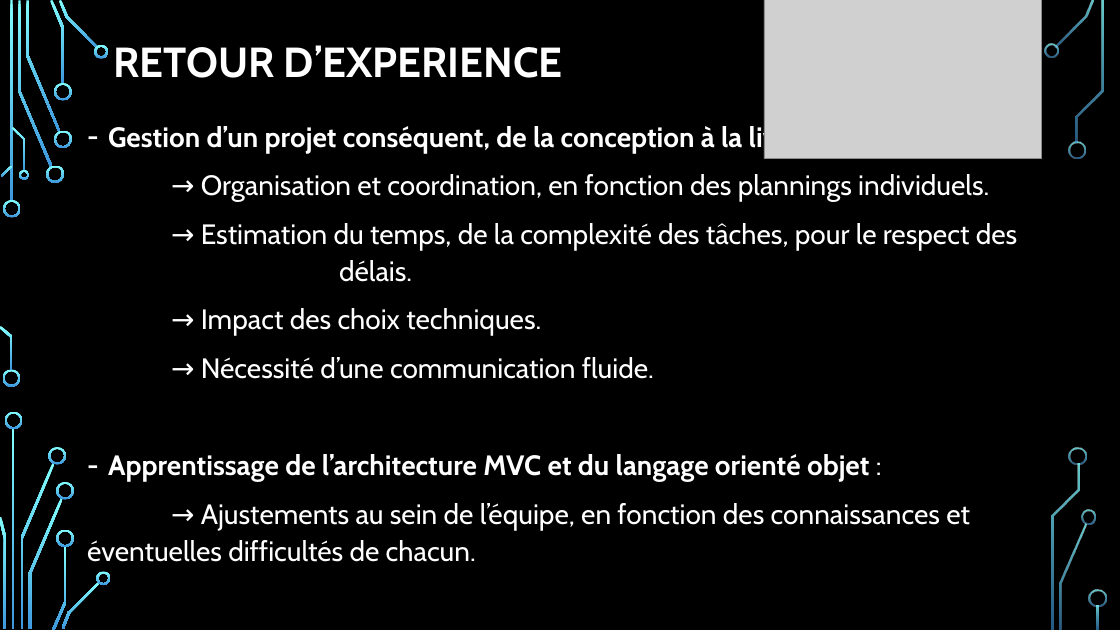
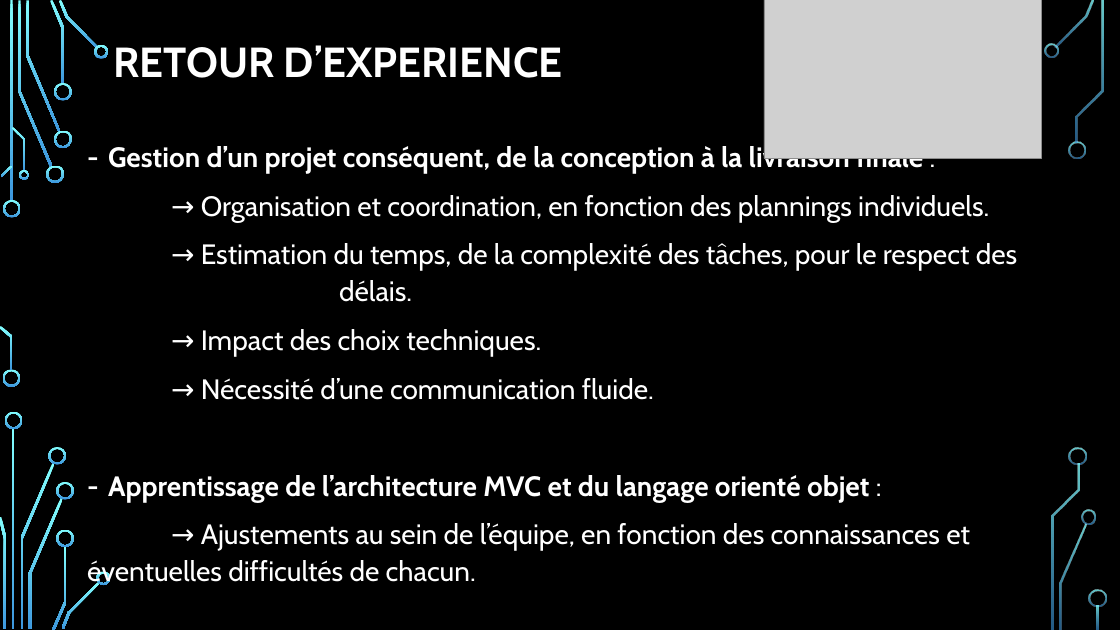
Before and after one commit to JNC-Hub/CUBES-3-GROUPE, a slide deck: slide 16 of Documentation/Présentation/cubes3Groupe.pptx. Drawn at 1120x630 pixels with LibreOffice and Linux fonts; fonts in the diff are those of the drawing; grey boxes stand for pictures; background and template pictures are left out. Boxes give left, top, right and bottom in pixels: in the first picture for what was removed or moved away, otherwise in the second. Text is boxed around its words. In the diff, an @@ line names an element or a change of style, - is before the commit and + after.

```diff
--- a/Documentation/Présentation/cubes3Groupe.pptx
+++ b/Documentation/Présentation/cubes3Groupe.pptx
@@ text "Gestion d’un projet conséquent, de ..." rewrapped from <box>87,123,1017,562</box> to <box>87,144,1017,588</box> @@
```
